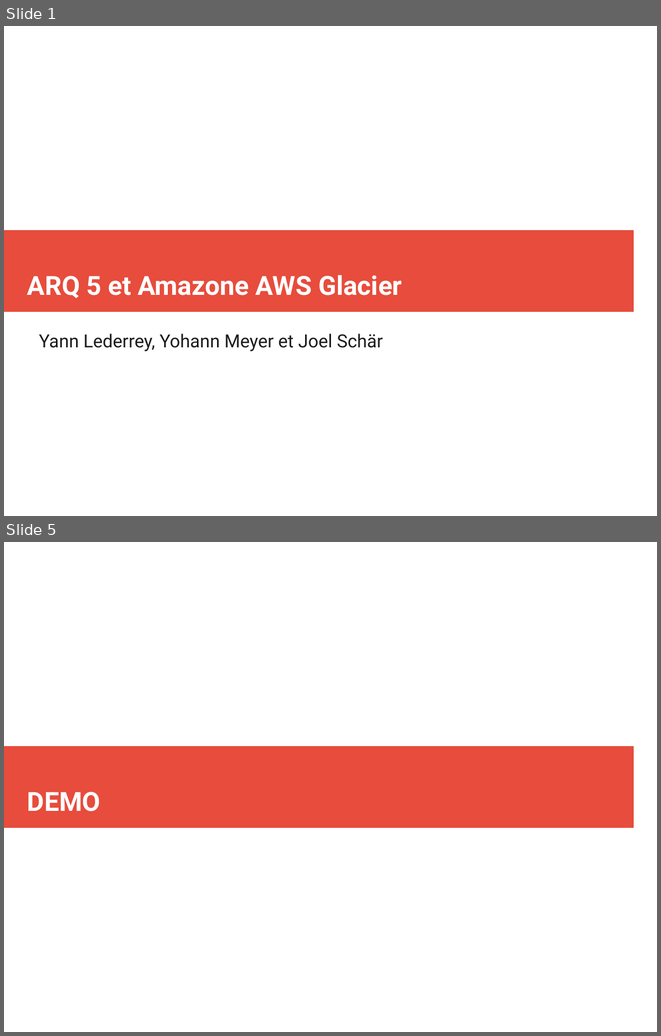
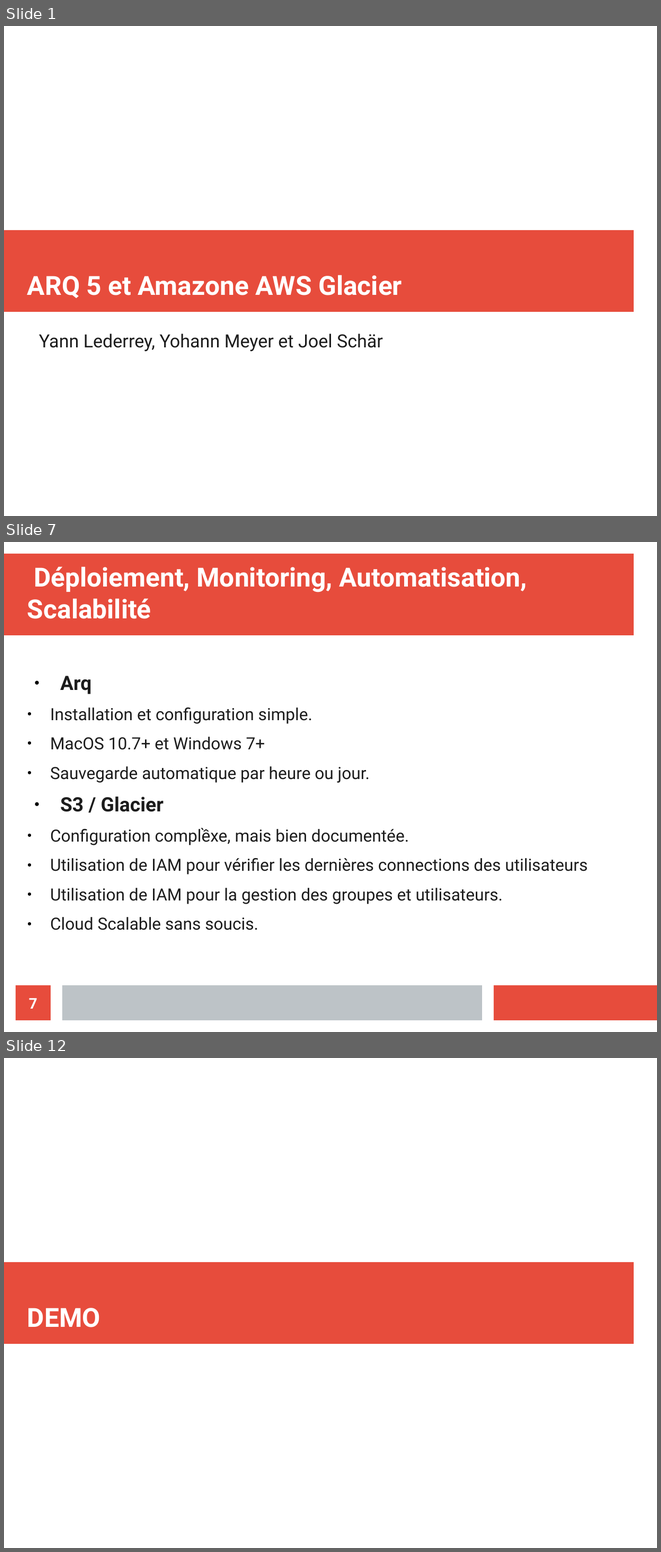
Before and after one commit to Nyahon/AIT, a slide deck: AIT_Amazon_Presentation.odp. Shown one above the other, each under a label of ours: slides 1 and 5 before the commit, slides 1, 7 and 12 after it; the slides between them are not shown. The pictures are 661x1036 and 661x1552 pixels, drawn with LibreOffice and Linux fonts; fonts in the diff are those of the drawing. Boxes give left, top, right and bottom in pixels: in the first picture for what was removed or moved away, otherwise in the second. Text is boxed around its words. In the diff, an @@ line names an element or a change of style, - is before the commit and + after.

```diff
--- a/AIT_Amazon_Presentation.odp
+++ b/AIT_Amazon_Presentation.odp
@@ slide 7 added at (x1=4, y1=542, x2=657, y2=1032), background #FFFFFF @@
@@ rectangle added at (x1=4, y1=554, x2=634, y2=636), fill #E74C3C @@
@@ title added at (x1=27, y1=566, x2=527, y2=619), 32 pt, text #FFFFFF, bold @@
+Déploiement, Monitoring, Automatisation, Scalabilité
@@ text added at (x1=50, y1=676, x2=588, y2=930), 20.4 pt, text #1C1C1C @@
+● Arq
+  ● Installation et configuration simple.
+  ● MacOS 10.7+ et Windows 7+
+  ● Sauvegarde automatique par heure ou jour.
+● S3 / Glacier
+  ● Configuration complềxe, mais bien documentée.
+  ● Utilisation de IAM pour vérifier les dernières connections des utilisateurs
+  ● Utilisation de IAM pour la gestion des groupes et utilisateurs.
+  ● Cloud Scalable sans soucis.
@@ page number added at (x1=16, y1=985, x2=51, y2=1020), fill #E74C3C, 18 pt, text #FFFFFF, bold @@
+7
@@ rectangle added at (x1=62, y1=985, x2=482, y2=1020), fill #BDC3C7 @@
@@ rectangle added at (x1=494, y1=985, x2=657, y2=1020), fill #E74C3C @@
@@ what was slide 5 is now slide 12 @@
```
Also in this commit, not shown: 1 slide changed, 8 other slides added, 2 slides removed.
